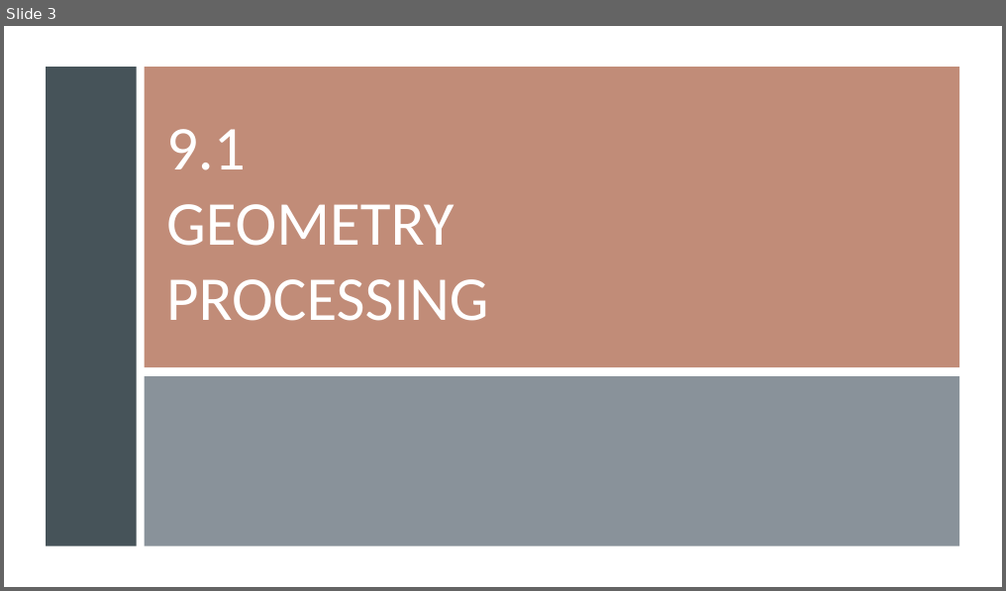
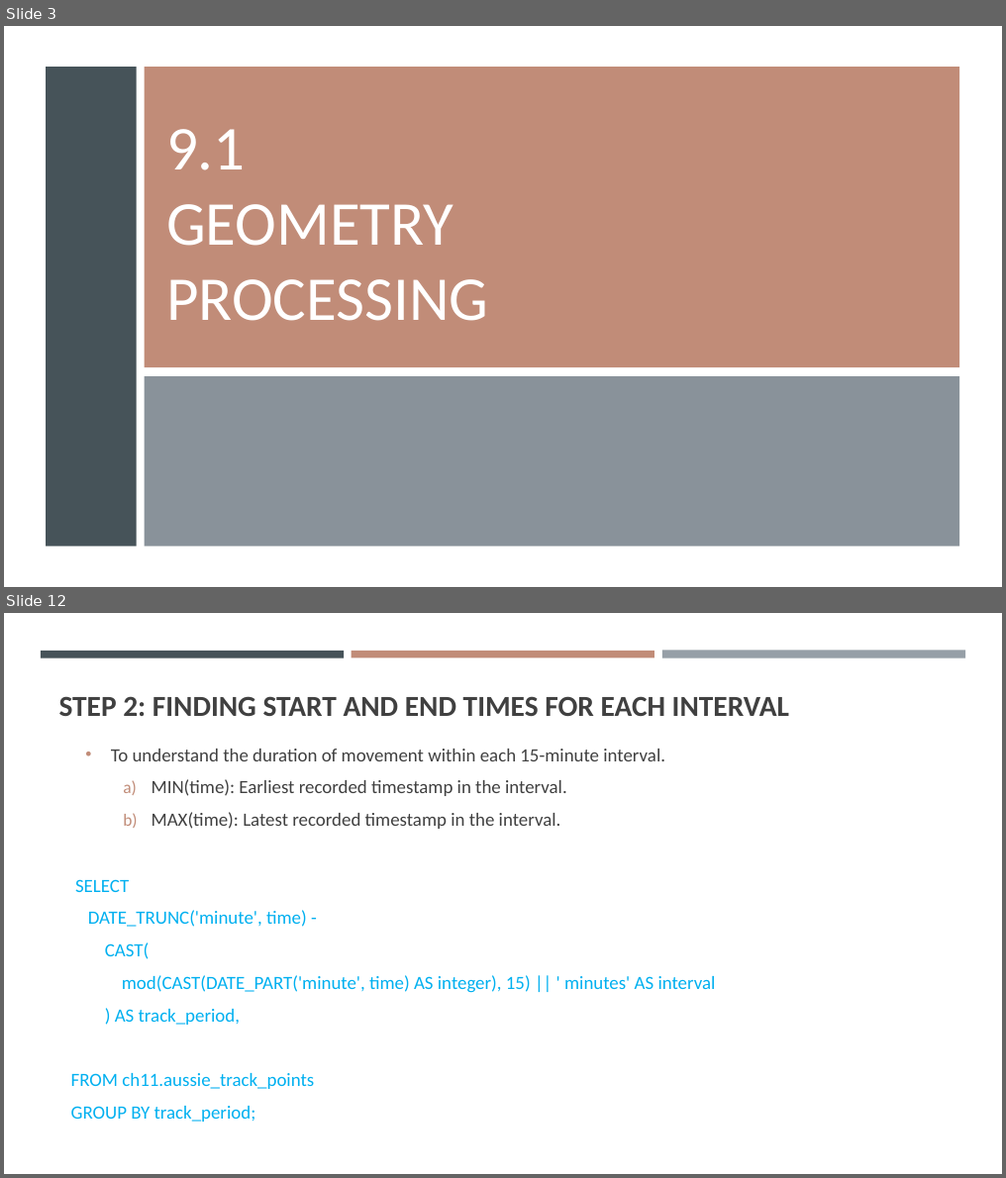
Before and after one commit to gisynw/ssj-376, a slide deck: docs/Lectures/Week09/Week09_GeometryProcessing_part2.pptx. Shown one above the other, each under a label of ours: slide 3 before the commit, slides 3 and 12 after it; the slides between them are not shown. The pictures are 1006x591 and 1006x1178 pixels, drawn with LibreOffice and Linux fonts; fonts in the diff are those of the drawing. Boxes give left, top, right and bottom in pixels: in the first picture for what was removed or moved away, otherwise in the second. Text is boxed around its words. In the diff, an @@ line names an element or a change of style, - is before the commit and + after.

```diff
--- a/docs/Lectures/Week09/Week09_GeometryProcessing_part2.pptx
+++ b/docs/Lectures/Week09/Week09_GeometryProcessing_part2.pptx
@@ slide 12 added at [4, 613, 1002, 1174], background #FFFFFF @@
@@ rectangle added at [41, 651, 344, 658], fill #465359 @@
@@ rectangle added at [351, 651, 654, 658], fill #C18C78 @@
@@ rectangle added at [662, 651, 965, 659], fill #969FA7 @@
@@ title added at [59, 696, 789, 716], 28 pt, text #404040, bold @@
+STEP 2: FINDING START AND END TIMES FOR EACH INTERVAL
@@ text added at [111, 749, 665, 829], 18 pt, text #404040 @@
+• To understand the duration of movement within each 15-minute interval.
+  a) MIN(time): Earliest recorded timestamp in the interval.
+  b) MAX(time): Latest recorded timestamp in the interval.
@@ text added at [71, 879, 716, 1122], 18 pt, text #00B0F0 @@
+SELECT
+DATE_TRUNC('minute', time) -
+CAST(
+mod(CAST(DATE_PART('minute', time) AS integer), 15) || ' minutes' AS interval
+) AS track_period,
+FROM ch11.aussie_track_points
+GROUP BY track_period;
```
Also in this commit, not shown: 12 other slides added, 2 other files.
